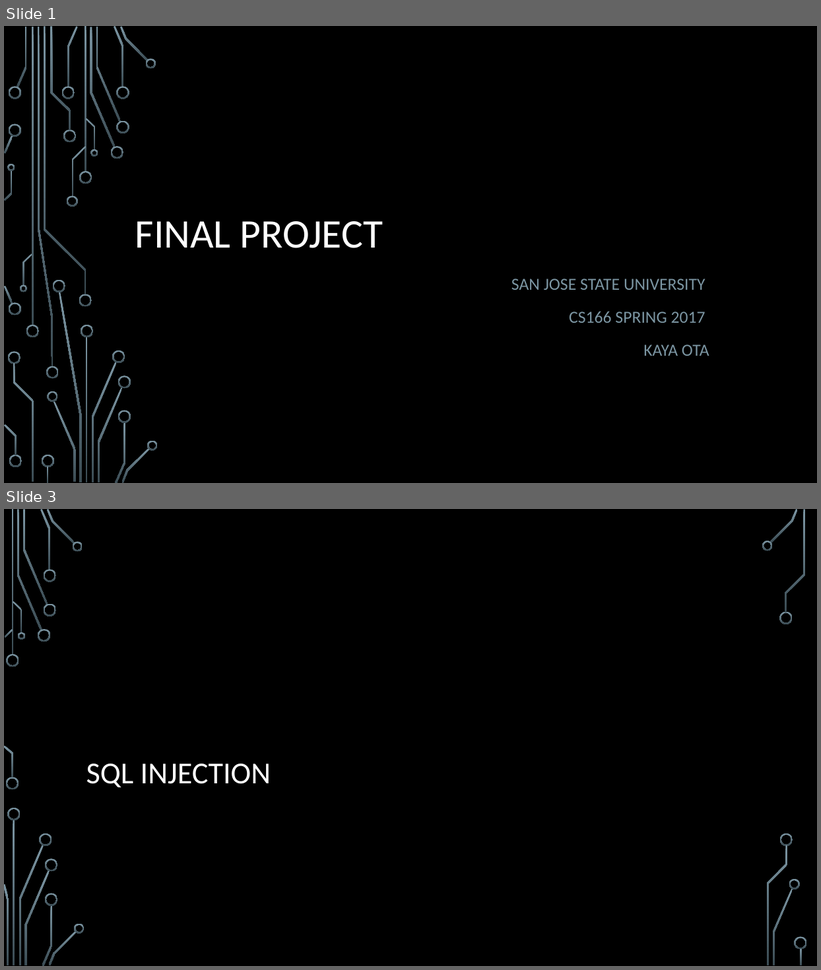
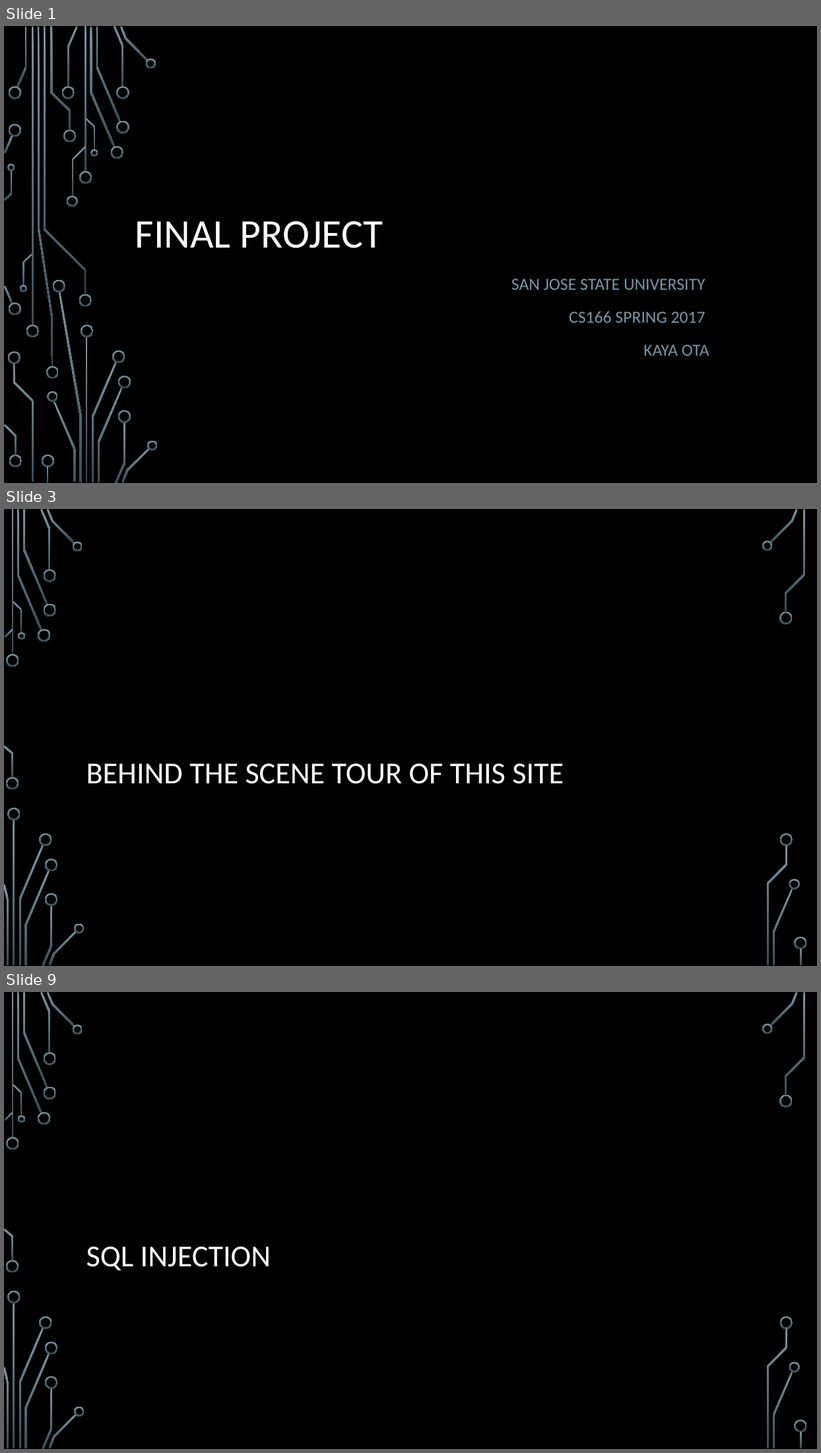
Before and after one commit to 28kayak/CS166_Final_Project, a slide deck: Fianl_Project.pptx. Shown one above the other, each under a label of ours: slides 1 and 3 before the commit, slides 1, 3 and 9 after it; the slides between them are not shown. The pictures are 821x970 and 821x1453 pixels, drawn with LibreOffice and Linux fonts; fonts in the diff are those of the drawing; background and template pictures are left out. Boxes give left, top, right and bottom in pixels: in the first picture for what was removed or moved away, otherwise in the second. Text is boxed around its words. In the diff, an @@ line names an element or a change of style, - is before the commit and + after.

```diff
--- a/Fianl_Project.pptx
+++ b/Fianl_Project.pptx
@@ slide 3 added at (4,509,817,966), background picture (left out); not listed: 36 template elements that a slide beside it also shows @@
@@ title added at (86,764,564,784), 36 pt, text #FFFFFF @@
+BEHIND THE SCENE TOUR OF THIS SITE
@@ what was slide 3 is now slide 9 @@
```
Also in this commit, not shown: 3 slides changed, 8 other slides added, 2 slides removed.
